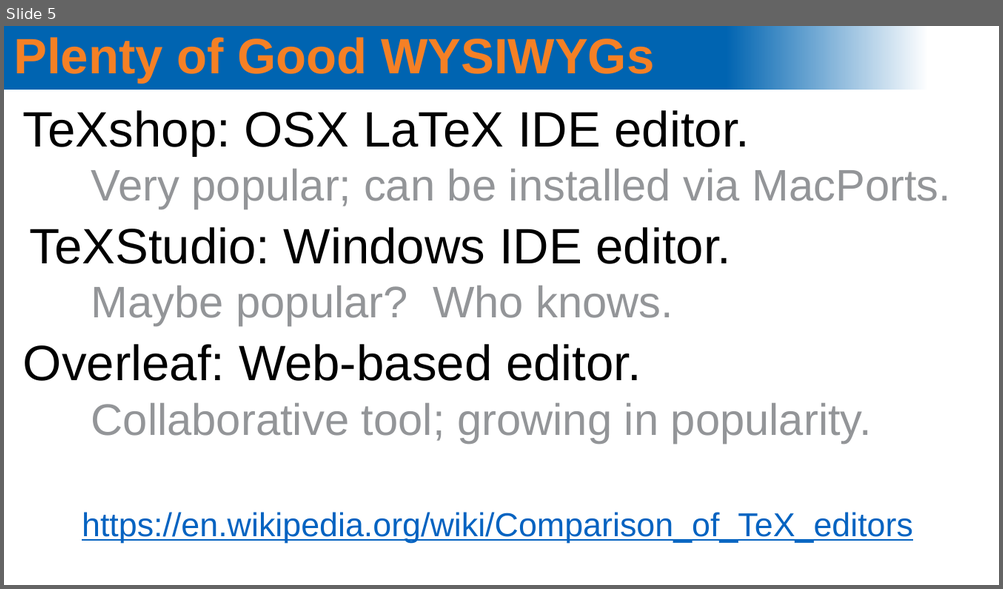
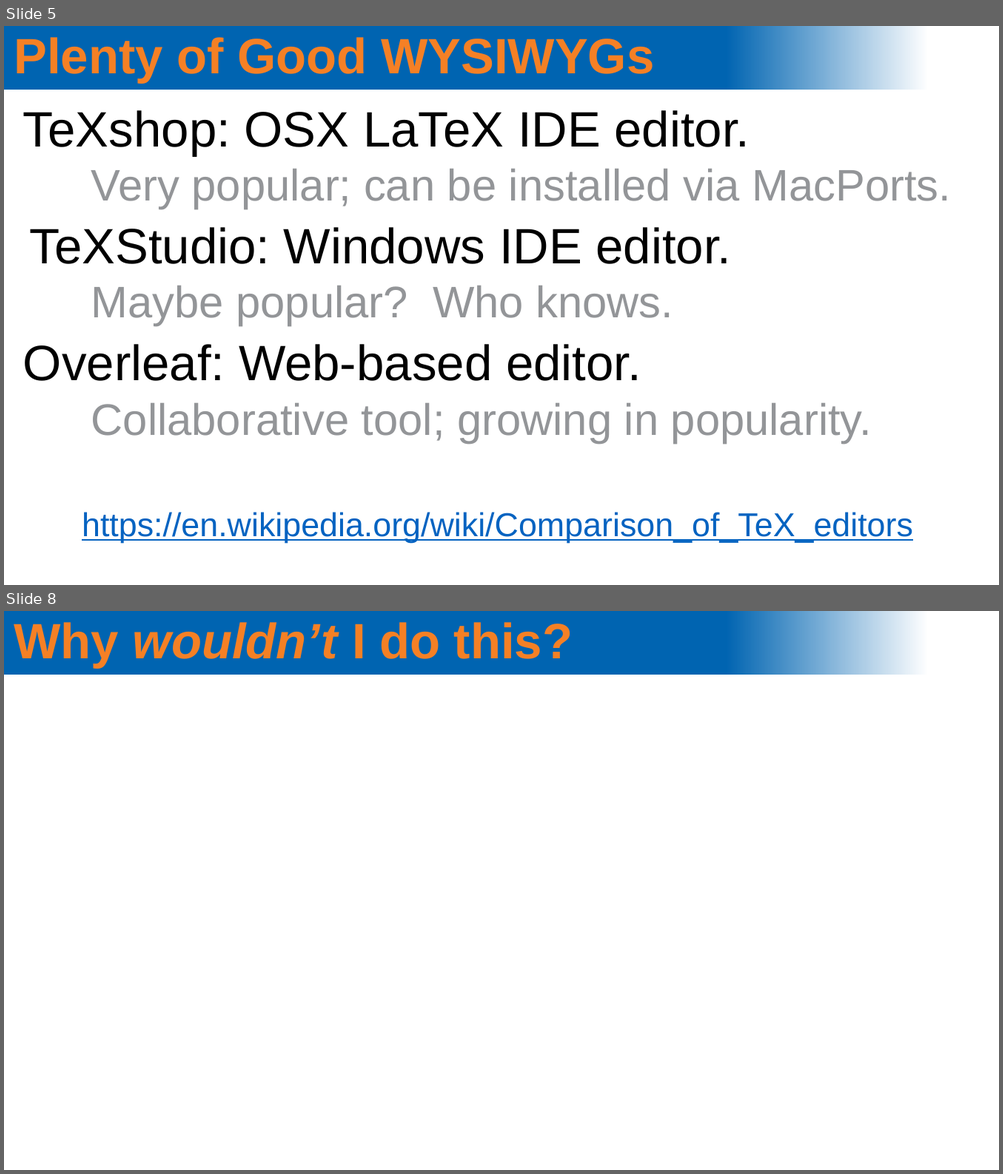
Before and after one commit to spacecataz/sciprog_teaching, a slide deck: LaTeX/latex_intro.pptx. Shown one above the other, each under a label of ours: slide 5 before the commit, slides 5 and 8 after it; the slides between them are not shown. The pictures are 1003x589 and 1003x1174 pixels, drawn with LibreOffice and Linux fonts; fonts in the diff are those of the drawing; background and template pictures are left out. Boxes give left, top, right and bottom in pixels: in the first picture for what was removed or moved away, otherwise in the second. Text is boxed around its words. In the diff, an @@ line names an element or a change of style, - is before the commit and + after.

```diff
--- a/LaTeX/latex_intro.pptx
+++ b/LaTeX/latex_intro.pptx
@@ slide 8 added at [4, 611, 999, 1170], background #FFFFFF; not listed: 1 template element that a slide beside it also shows @@
@@ title added at [14, 622, 572, 668], 36 pt, text #F58025, bold @@
+Why wouldn’t I do this?
```
Also in this commit, not shown: 2 slides changed, 1 other slide added.
